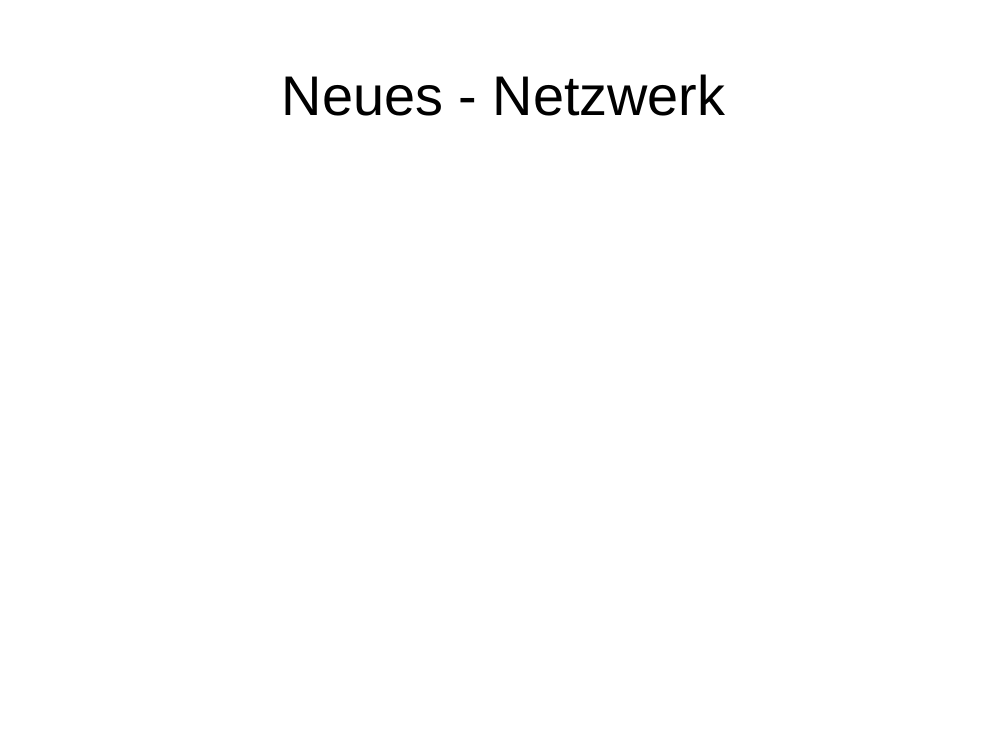
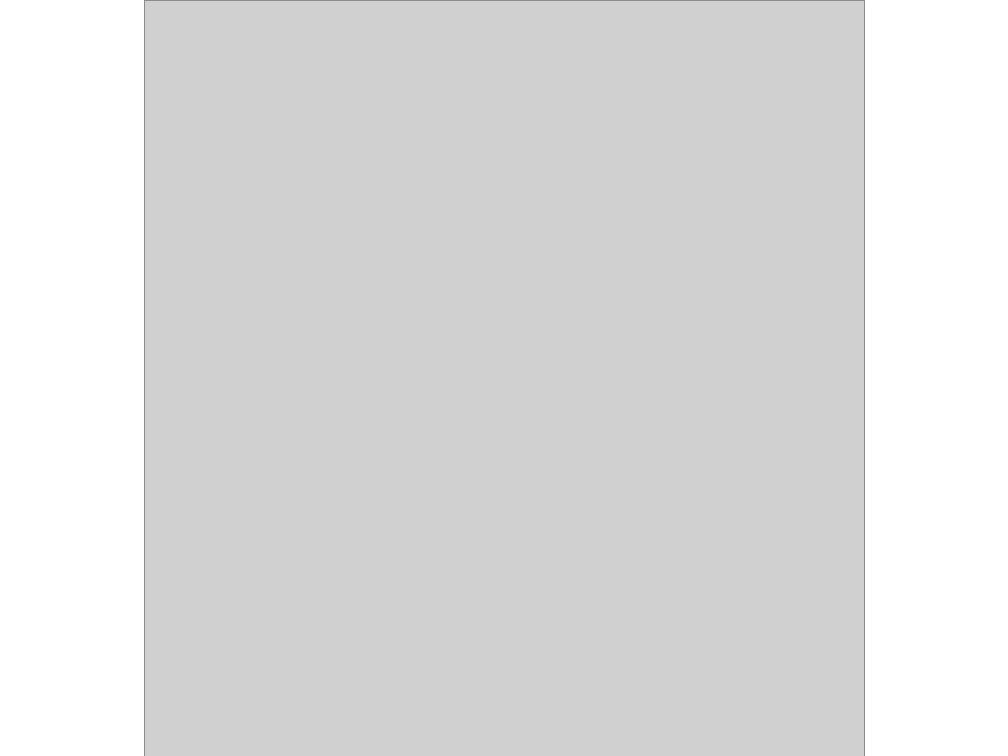
Before and after one commit to benf/trashbin, a slide deck: slide 3 of labor/presentation.odp. Drawn at 1008x756 pixels with LibreOffice and Linux fonts; fonts in the diff are those of the drawing; grey boxes stand for pictures. Boxes give left, top, right and bottom in pixels: in the first picture for what was removed or moved away, otherwise in the second. Text is boxed around its words. In the diff, an @@ line names an element or a change of style, - is before the commit and + after.

Commit message:
presentation fw: add agent screenshot & code listing

```diff
--- a/labor/presentation.odp
+++ b/labor/presentation.odp
@@ picture added at <box>145,0,865,756</box> @@
@@ title removed at <box>282,74,726,116</box> @@
-Neues - Netzwerk
```
Also in this commit, not shown: 2 other slides changed, 3 slides added, 2 slides removed.
